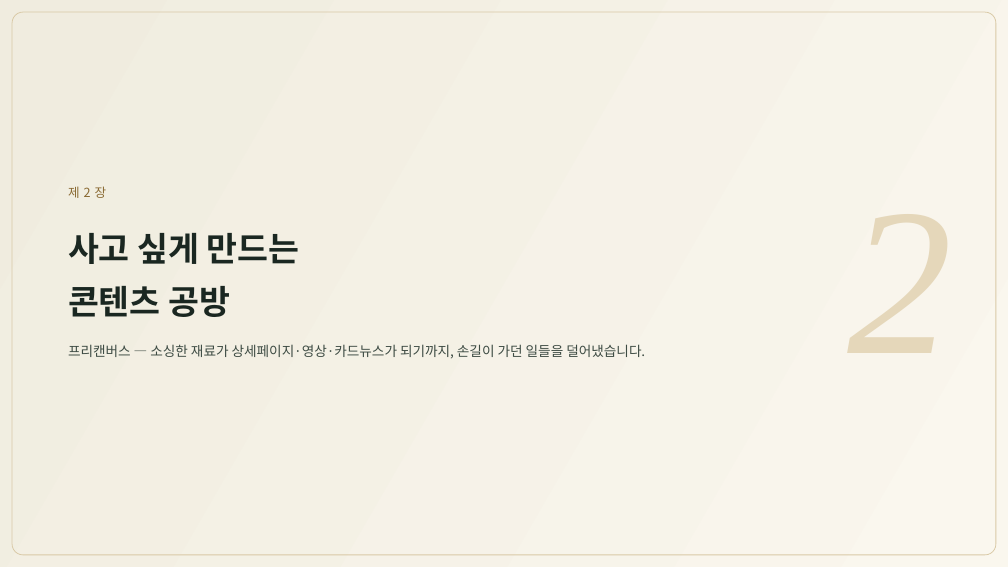
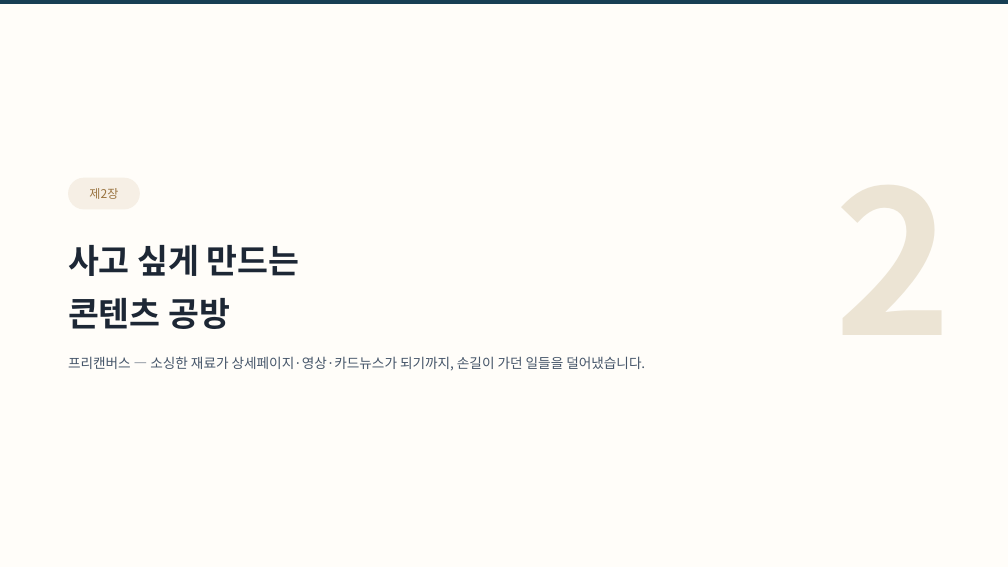
Before and after one commit to ramiteacher/searchmaster-x-freecanvas, a slide deck: slide 6 of slides.pptx. Drawn at 1008x567 pixels with LibreOffice and Linux fonts; fonts in the diff are those of the drawing. Boxes give left, top, right and bottom in pixels: in the first picture for what was removed or moved away, otherwise in the second. Text is boxed around its words. In the diff, an @@ line names an element or a change of style, - is before the commit and + after.

```diff
--- a/slides.pptx
+++ b/slides.pptx
@@ rectangle at (x1=0, y1=0, x2=1008, y2=567): fill gradient #FAF7EE to #F0ECDF to #FFFDF9 @@
@@ rectangle added at (x1=0, y1=0, x2=1008, y2=4), fill #173F54 @@
@@ rounded rectangle removed at (x1=12, y1=12, x2=996, y2=555) @@
@@ rounded rectangle added at (x1=68, y1=178, x2=140, y2=209), fill #F6EFE5, 11.5 pt, text #9A7440 @@
+제2장
@@ text at (x1=68, y1=186, x2=106, y2=198): paragraph removed @@
-제2장
@@ text "사고 싶게 만드는" moved from (x1=68, y1=186, x2=645, y2=359) to (x1=68, y1=245, x2=645, y2=371) @@
@@ text "사고 싶게 만드는" at (x1=68, y1=245, x2=645, y2=371): text colour #1A2721 to #1D2735 in "사고 싶게 만드는", "콘텐츠 공방"; text colour #3D4B43 to #455569 in "프리캔버스 — 소싱한 재료가 상세페이지·영상·카드뉴스가 되기까지, 손길이 ..."; line spacing 1.3 to 1.32; line spacing 1.4 to 1.45; less space between paragraphs @@
```
Also in this commit, not shown: 16 other slides changed.
